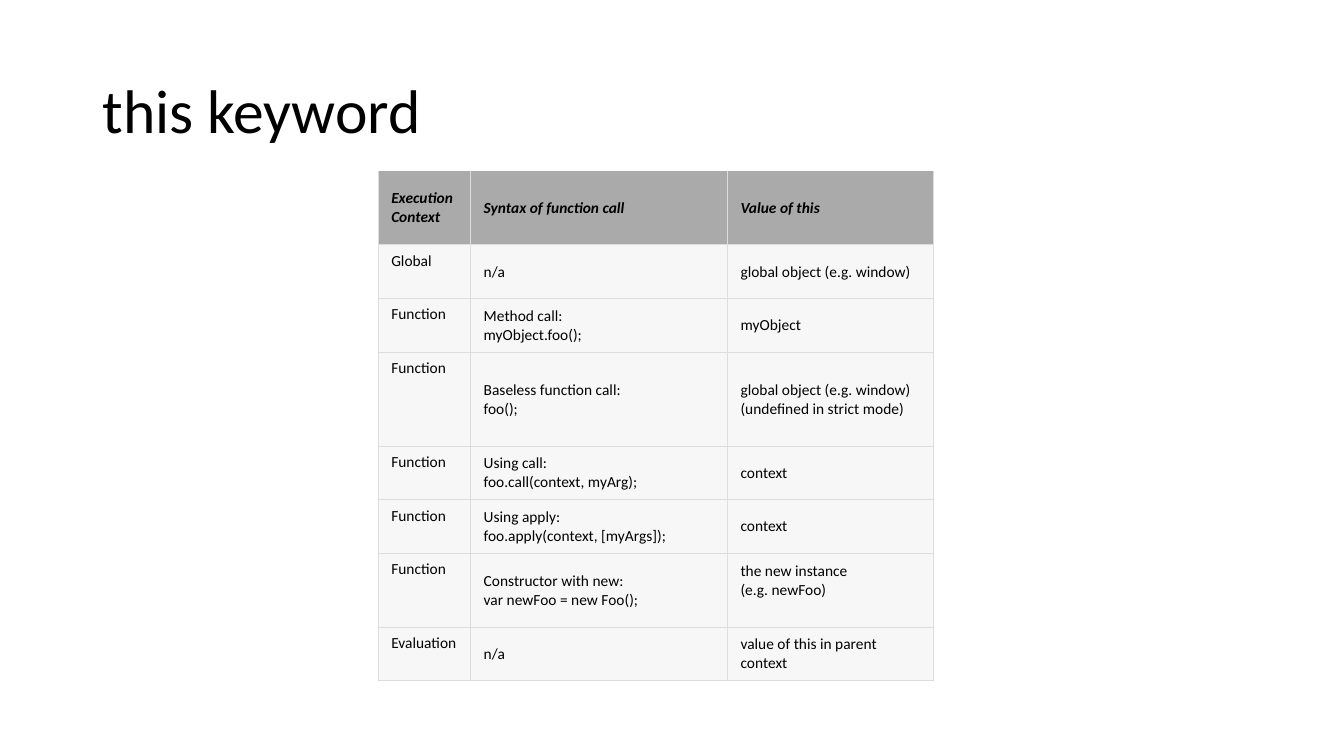
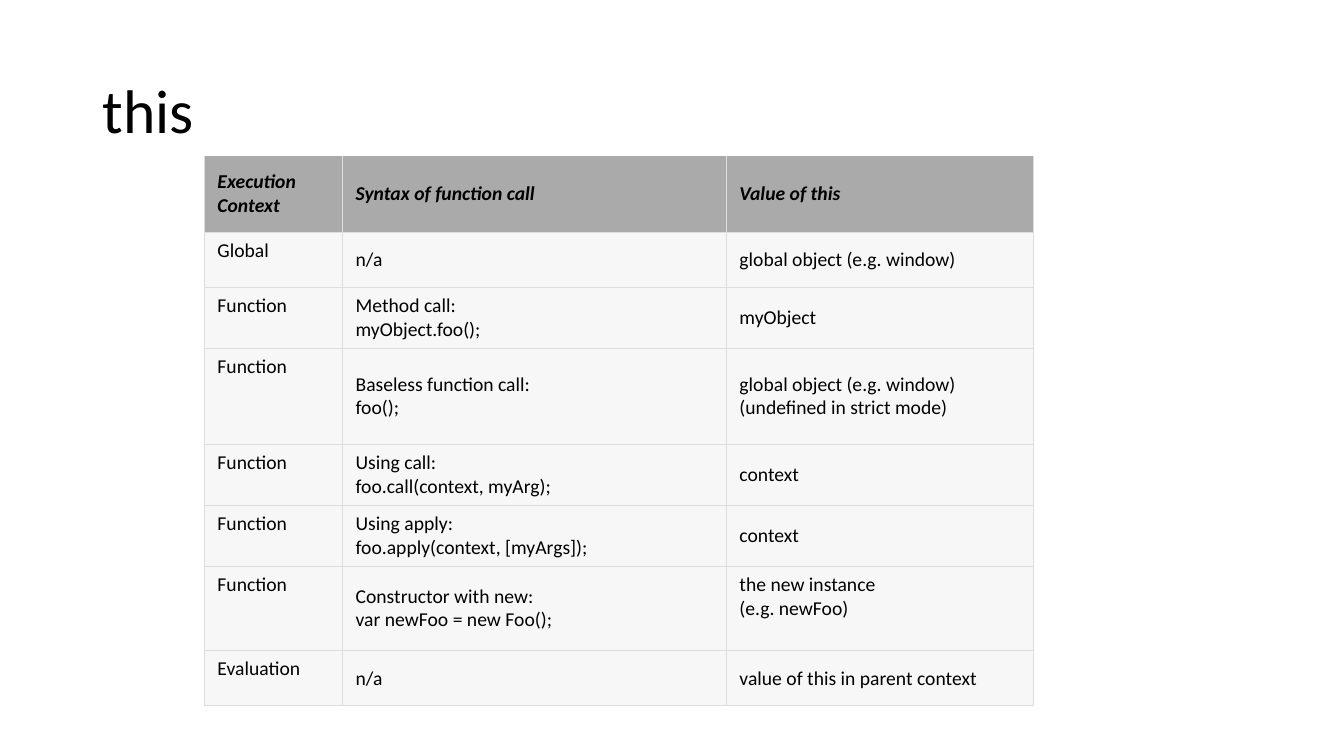
Before and after one commit to logan2013/java8, a slide deck: slide 43 of JavaScript.pptx (slide 30 before the commit). Drawn at 1344x756 pixels with LibreOffice and Linux fonts; fonts in the diff are those of the drawing. Boxes give left, top, right and bottom in pixels: in the first picture for what was removed or moved away, otherwise in the second. Text is boxed around its words. In the diff, an @@ line names an element or a change of style, - is before the commit and + after.

```diff
--- a/JavaScript.pptx
+++ b/JavaScript.pptx
@@ title at bbox=[102, 90, 193, 134]: text changed @@
-this keyword
+this
@@ table at bbox=[205, 156, 1034, 703] @@
@@ size 11 to 14 pt @@
@@ table: place and size @@
-table at bbox=[378, 171, 934, 682]
+table at bbox=[205, 156, 1034, 703]
```
Also in this commit, not shown: 21 other slides changed, 22 slides added, 7 slides removed.
